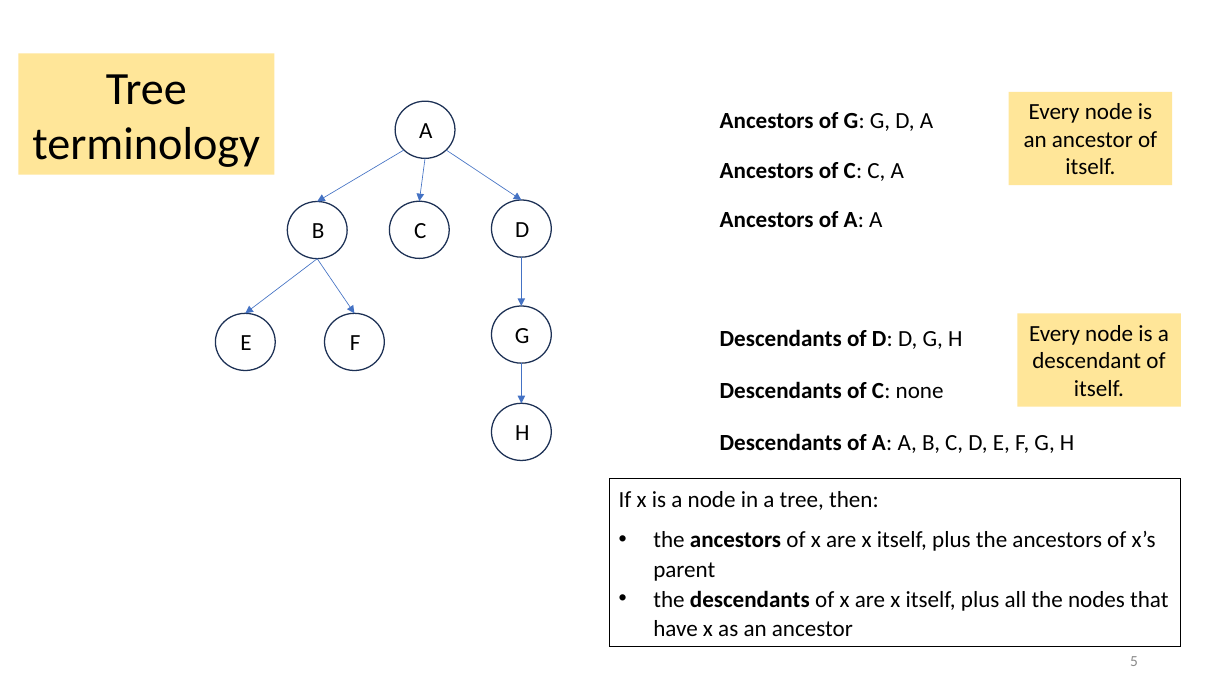
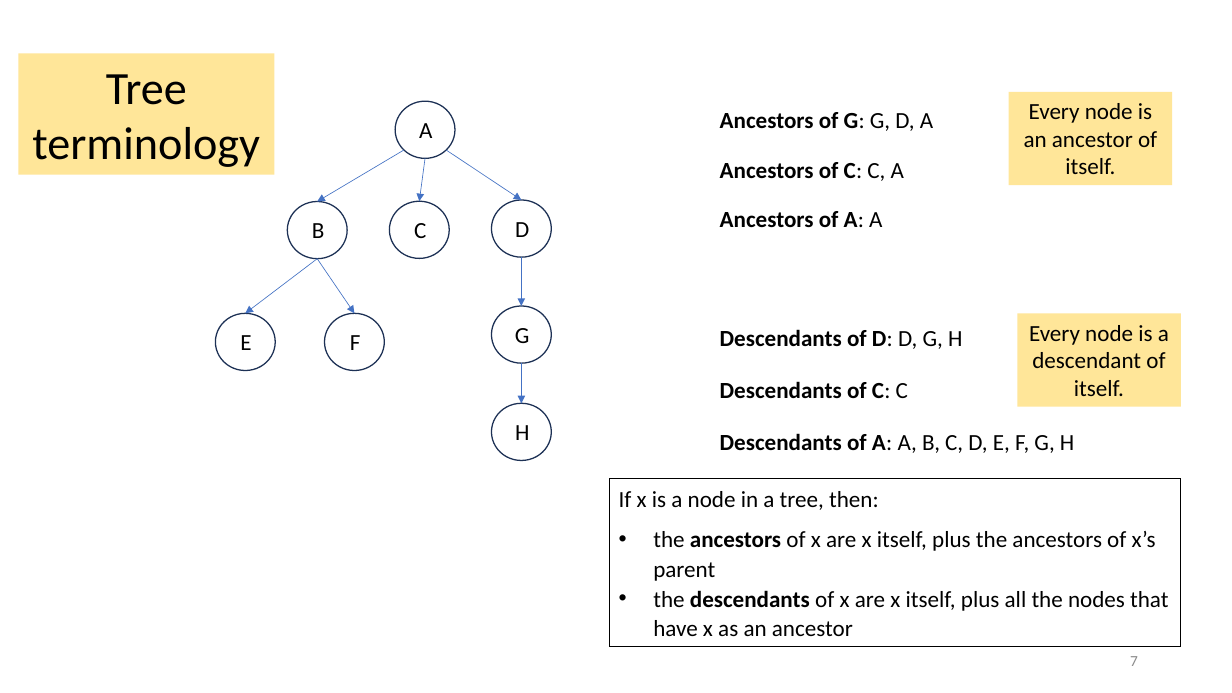
Before and after one commit to tjd1234/cmpt225summer2023, a slide deck: slide 7 of lecture_notes/week6/week6_trees.pptx (slide 5 before the commit). Drawn at 1232x693 pixels with LibreOffice and Linux fonts; fonts in the diff are those of the drawing. Boxes give left, top, right and bottom in pixels: in the first picture for what was removed or moved away, otherwise in the second. Text is boxed around its words. In the diff, an @@ line names an element or a change of style, - is before the commit and + after.

```diff
--- a/lecture_notes/week6/week6_trees.pptx
+++ b/lecture_notes/week6/week6_trees.pptx
@@ text at [720,381,908,398]: text changed @@
-Descendants of C: none
+Descendants of C: C
@@ page number at [1130,656,1138,666]: text changed @@
-5
+7
```
Also in this commit, not shown: 10 other slides changed, 2 slides added, 1 other file.
